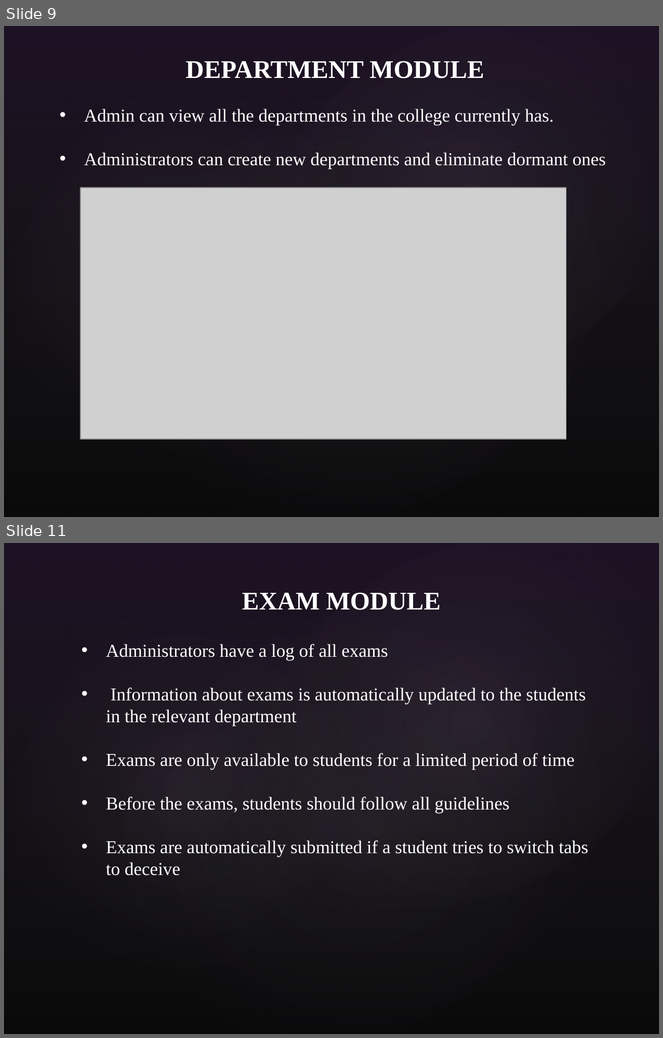
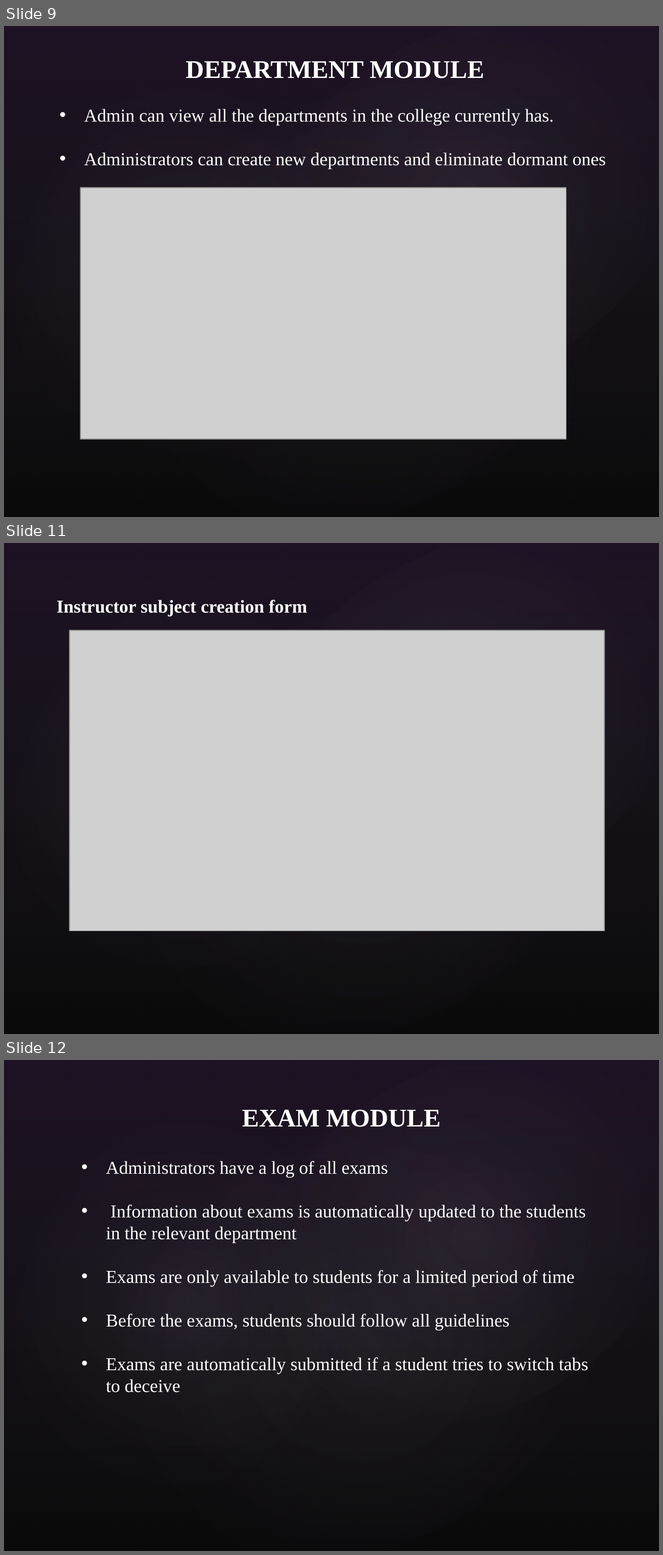
Before and after one commit to fake-friend/online_examination_with_security, a slide deck: Project.pptx. Shown one above the other, each under a label of ours: slides 9 and 11 before the commit, slides 9, 11 and 12 after it; the slides between them are not shown. The pictures are 663x1038 and 663x1555 pixels, drawn with LibreOffice and Linux fonts; fonts in the diff are those of the drawing; grey boxes stand for pictures; background and template pictures are left out. Boxes give left, top, right and bottom in pixels: in the first picture for what was removed or moved away, otherwise in the second. Text is boxed around its words. In the diff, an @@ line names an element or a change of style, - is before the commit and + after.

```diff
--- a/Project.pptx
+++ b/Project.pptx
@@ slide 11 added at (4, 543, 659, 1034), background picture (left out); not listed: 4 template elements that a slide beside it also shows @@
@@ text added at (57, 600, 307, 617), 20 pt, text #FFFFFF, bold @@
+Instructor subject creation form
@@ picture added at (70, 630, 605, 931) @@
@@ what was slide 11 is now slide 12 @@
```
Also in this commit, not shown: 5 slides changed, 1 other slide added, 1 other file.
